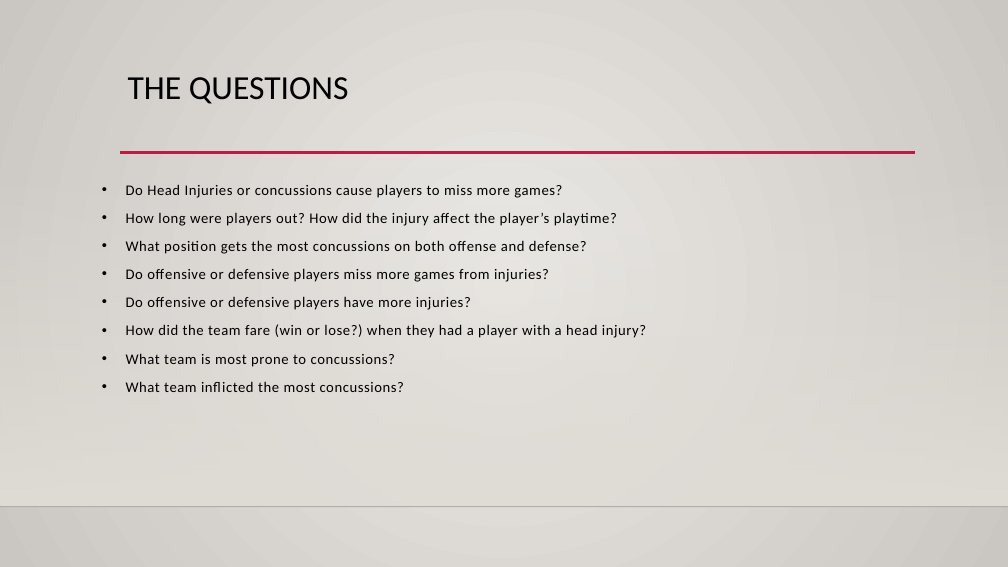
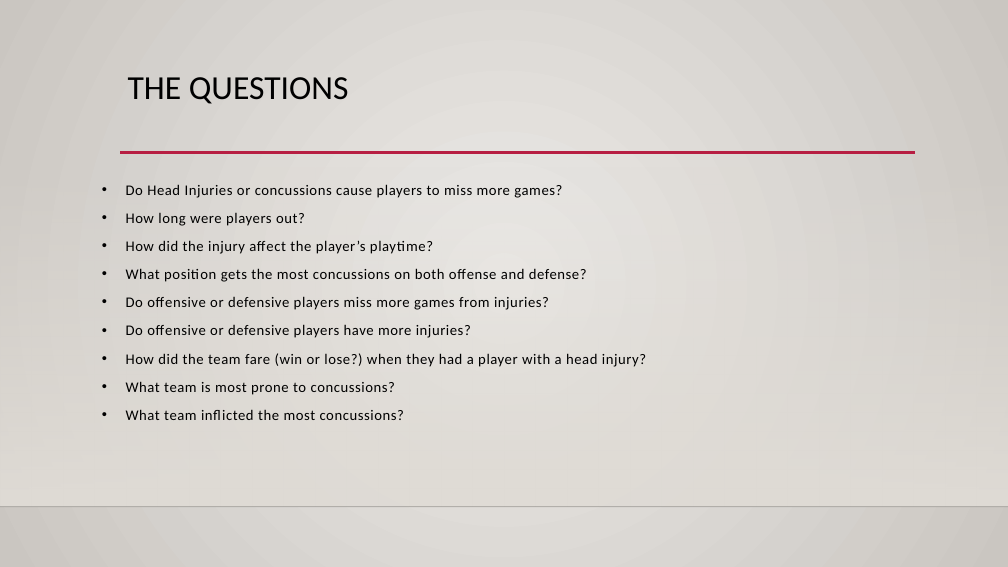
Before and after one commit to DunieCarrasco/nfl_concussion_analysis, a slide deck: slide 2 of NFL_concussion_study_Final.pptx. Drawn at 1008x567 pixels with LibreOffice and Linux fonts; fonts in the diff are those of the drawing; background and template pictures are left out. Boxes give left, top, right and bottom in pixels: in the first picture for what was removed or moved away, otherwise in the second. Text is boxed around its words. In the diff, an @@ line names an element or a change of style, - is before the commit and + after.

```diff
--- a/NFL_concussion_study_Final.pptx
+++ b/NFL_concussion_study_Final.pptx
@@ text at [126, 213, 433, 254]: text changed @@
-• How long were players out? How did the injury affect the player’s playtime?
+• How long were players out?
+• How did the injury affect the player’s playtime?
```
Also in this commit, not shown: 3 other slides changed.
